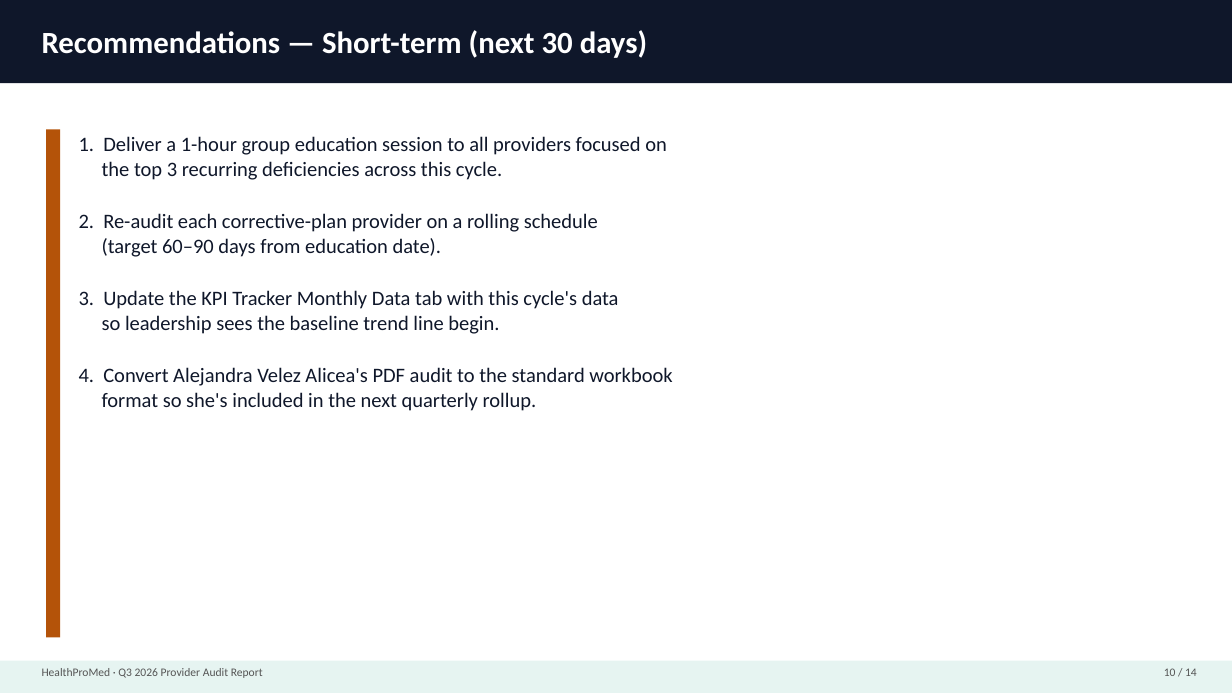
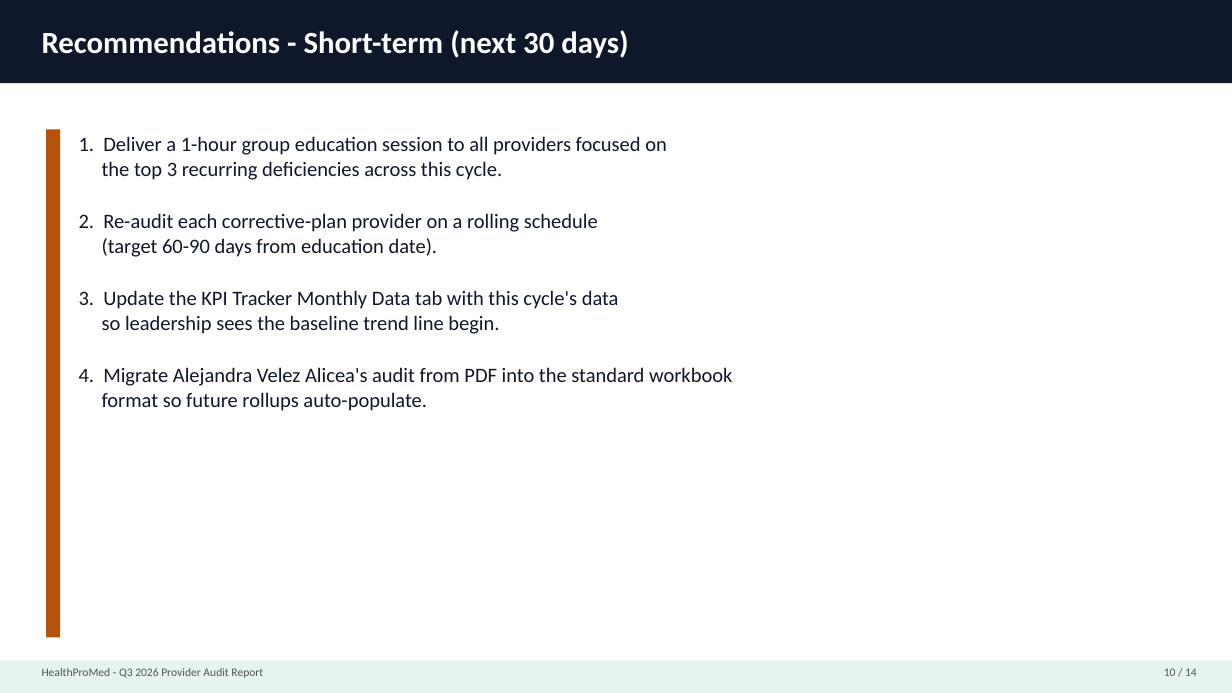
Before and after one commit to ericgalancrc-cmd/Revenue-MD, a slide deck: slide 10 of docs/Q3_2026_Provider_Audit_Report.pptx. Drawn at 1232x693 pixels with LibreOffice and Linux fonts; fonts in the diff are those of the drawing. Boxes give left, top, right and bottom in pixels: in the first picture for what was removed or moved away, otherwise in the second. Text is boxed around its words. In the diff, an @@ line names an element or a change of style, - is before the commit and + after.

```diff
--- a/docs/Q3_2026_Provider_Audit_Report.pptx
+++ b/docs/Q3_2026_Provider_Audit_Report.pptx
@@ text at (42, 30, 628, 58): text changed @@
-Recommendations — Short-term (next 30 days)
+Recommendations - Short-term (next 30 days)
@@ text at (102, 238, 438, 257): text changed @@
-(target 60–90 days from education date).
+(target 60-90 days from education date).
@@ text at (79, 367, 732, 411): text changed @@
-4. Convert Alejandra Velez Alicea's PDF audit to the standard workbook
-format so she's included in the next quarterly rollup.
+4. Migrate Alejandra Velez Alicea's audit from PDF into the standard workbook
+format so future rollups auto-populate.
@@ text at (42, 668, 263, 678): text changed @@
-HealthProMed · Q3 2026 Provider Audit Report
+HealthProMed - Q3 2026 Provider Audit Report
```
Also in this commit, not shown: 13 other slides changed, 1 other file.
